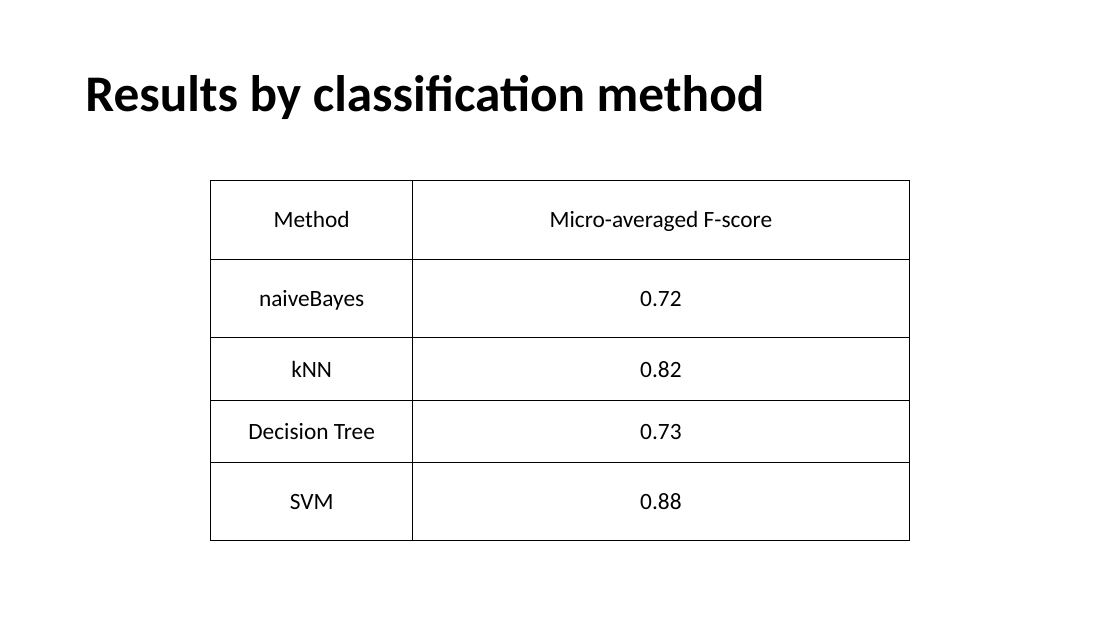
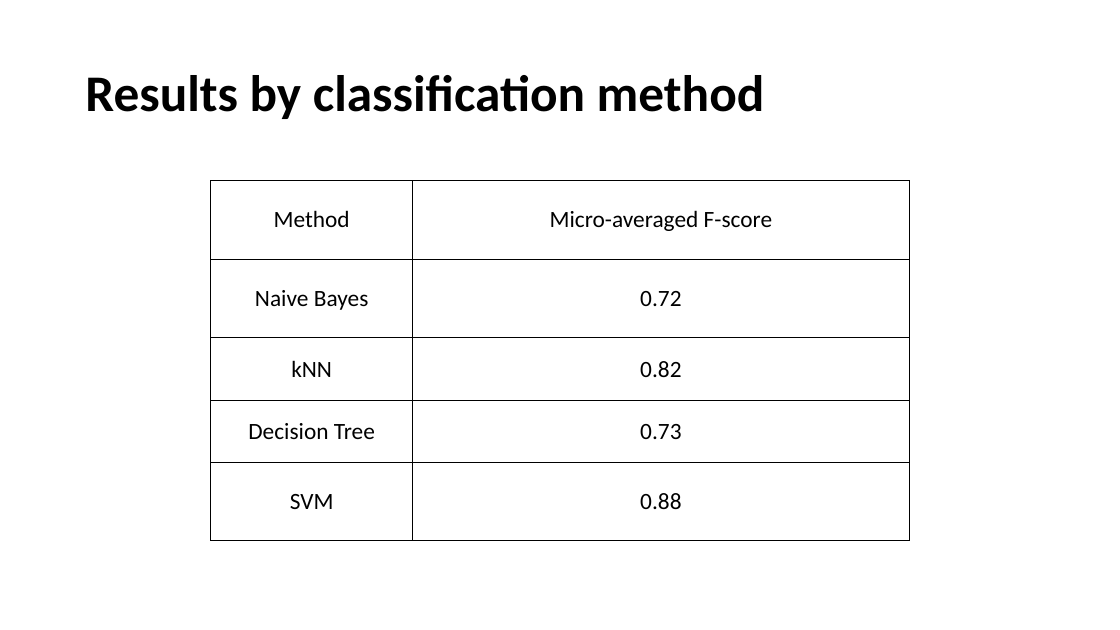
Before and after one commit to Anacriel/plant_seed_classification, a slide deck: slide 11 of reports/paper/word_version/Jakovlev_Presentation_TELECCON_2019.pptx (slide 12 before the commit). Drawn at 1120x630 pixels with LibreOffice and Linux fonts; fonts in the diff are those of the drawing. Boxes give left, top, right and bottom in pixels: in the first picture for what was removed or moved away, otherwise in the second. Text is boxed around its words. In the diff, an @@ line names an element or a change of style, - is before the commit and + after.

```diff
--- a/reports/paper/word_version/Jakovlev_Presentation_TELECCON_2019.pptx
+++ b/reports/paper/word_version/Jakovlev_Presentation_TELECCON_2019.pptx
@@ table at (211, 181, 909, 541) @@
-row 2, column 1: naiveBayes
+row 2, column 1: Naive Bayes
```
Also in this commit, not shown: 1 other slide changed, 1 slide removed.
